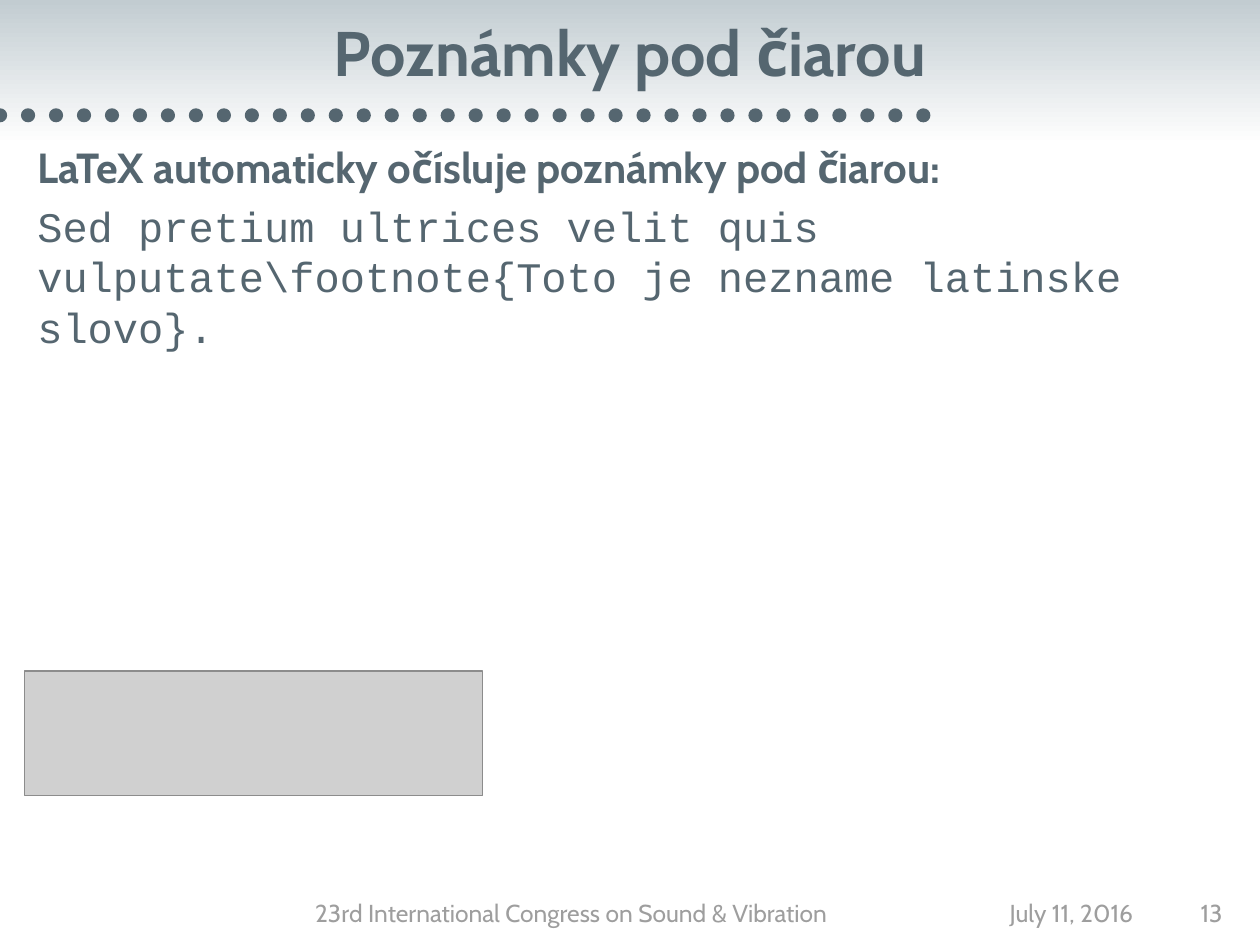
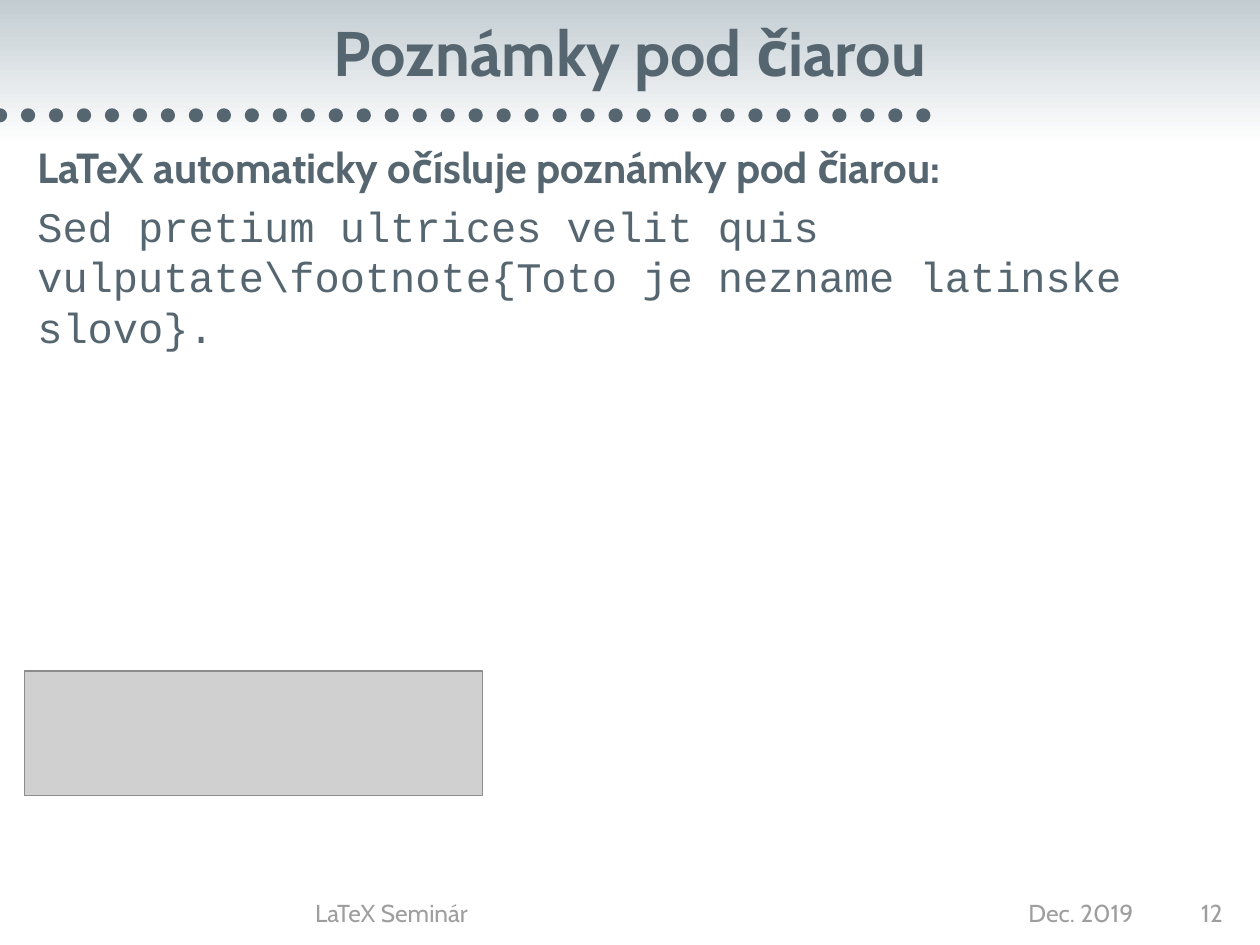
Before and after one commit to gergelytakacs/STU-thesis, a slide deck: slide 12 of tutorial/LaTeX_Takacs.pptx (slide 13 before the commit). Drawn at 1260x945 pixels with LibreOffice and Linux fonts; fonts in the diff are those of the drawing; grey boxes stand for pictures; background and template pictures are left out. Boxes give left, top, right and bottom in pixels: in the first picture for what was removed or moved away, otherwise in the second. Text is boxed around its words. In the diff, an @@ line names an element or a change of style, - is before the commit and + after.

```diff
--- a/tutorial/LaTeX_Takacs.pptx
+++ b/tutorial/LaTeX_Takacs.pptx
@@ text at (315,904,468,922): text changed @@
-23rd International Congress on Sound & Vibration
+LaTeX Seminár
@@ text at (1028,904,1133,922): text changed @@
-July 11, 2016
+Dec. 2019
@@ page number at (1201,904,1223,922): text changed @@
-13
+12
```
Also in this commit, not shown: 48 other slides changed, 41 other files.
